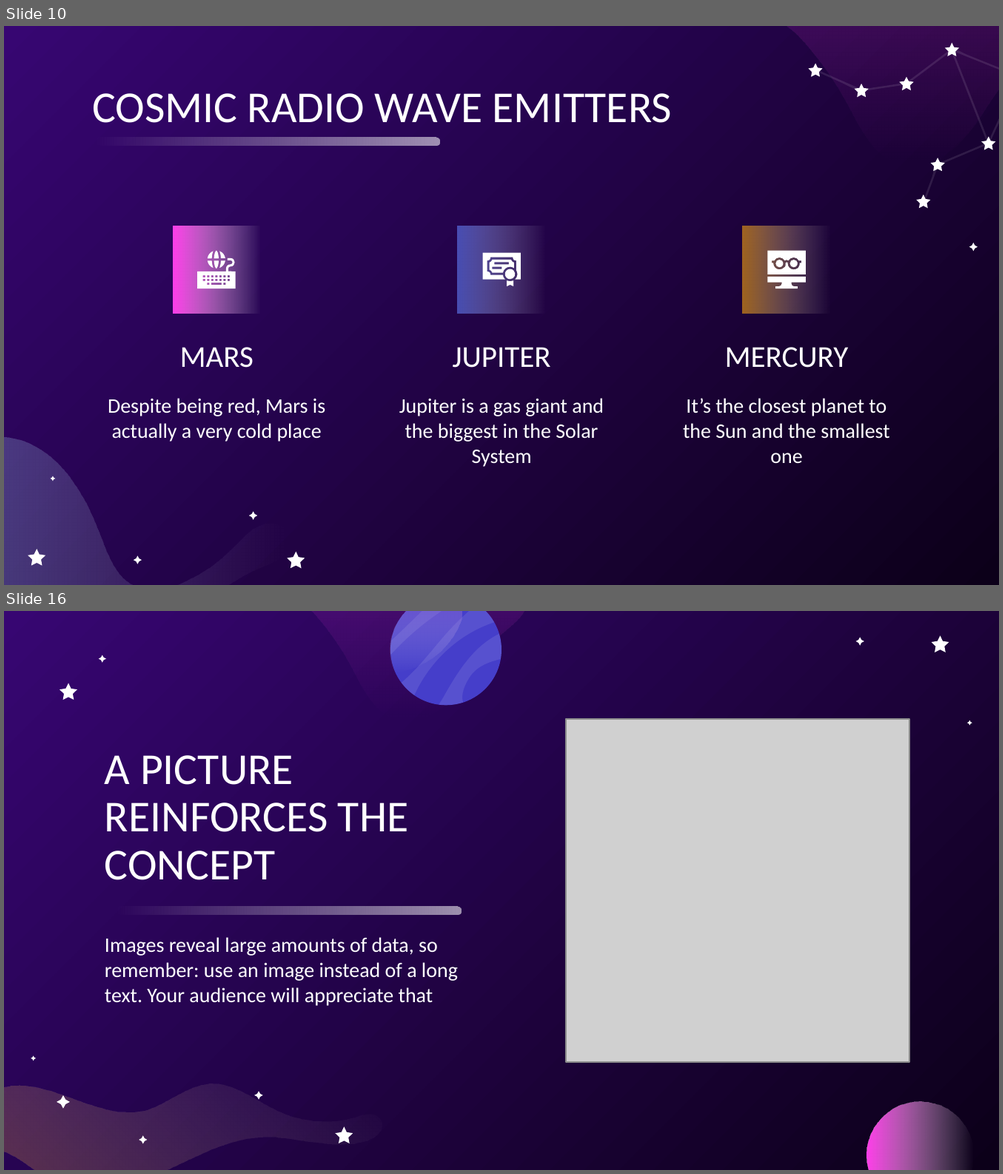
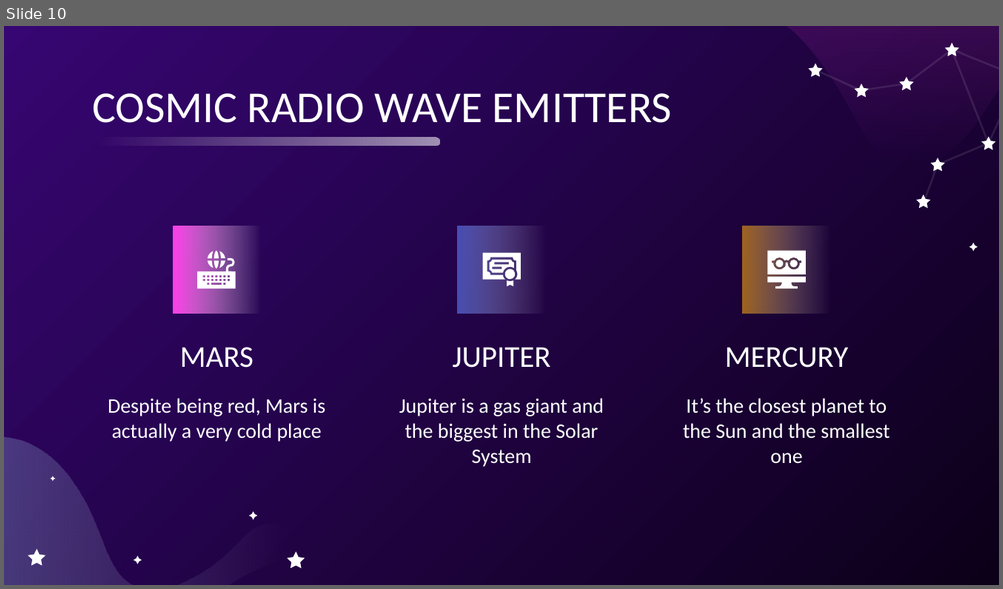
Before and after one commit to usedgenes/Rocketry-Curriculum, a slide deck: Beginner/Day 2/History of Rocketry.pptx. Shown one above the other, each under a label of ours: slides 10 and 16 before the commit, slide 10 after it; the slides between them are not shown. The pictures are 1003x1174 and 1003x589 pixels, drawn with LibreOffice and Linux fonts; fonts in the diff are those of the drawing; grey boxes stand for pictures. Boxes give left, top, right and bottom in pixels: in the first picture for what was removed or moved away, otherwise in the second. Text is boxed around its words. In the diff, an @@ line names an element or a change of style, - is before the commit and + after.

```diff
--- a/Beginner/Day 2/History of Rocketry.pptx
+++ b/Beginner/Day 2/History of Rocketry.pptx
@@ slide 16 removed at <box>4,611,999,1170</box>, background gradient #0C0019 to #370672 @@
@@ group removed at <box>4,611,973,1170</box>: 7 freeform shapes, 1 ellipse @@
@@ group removed at <box>31,636,972,1144</box>: 10 freeform shapes @@
@@ picture removed at <box>566,719,909,1062</box> @@
@@ title removed at <box>105,755,409,880</box> @@
-A PICTURE REINFORCES THE CONCEPT
@@ rounded rectangle removed at <box>116,906,461,915</box> @@
@@ subtitle removed at <box>105,937,458,1006</box> @@
-Images reveal large amounts of data, so remember: use an image instead of a long text. Your audience will appreciate that
```
Also in this commit, not shown: 1 slide added, 27 other slides removed, 4 other files.
